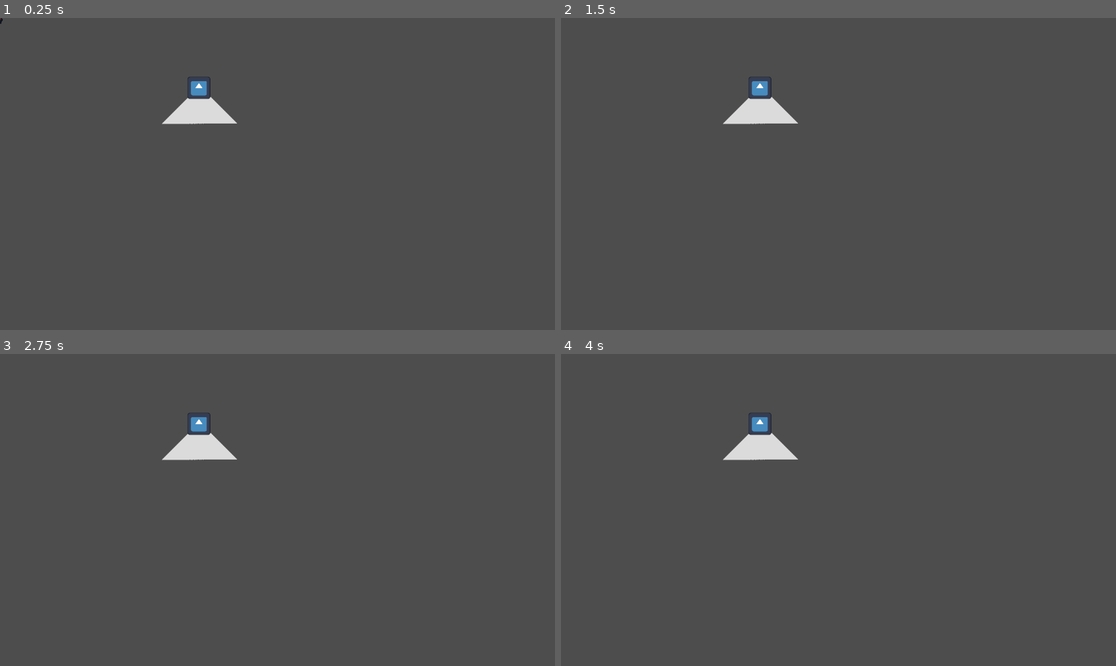
Above: before the commit, frames 1-4 (two rows, left to right).
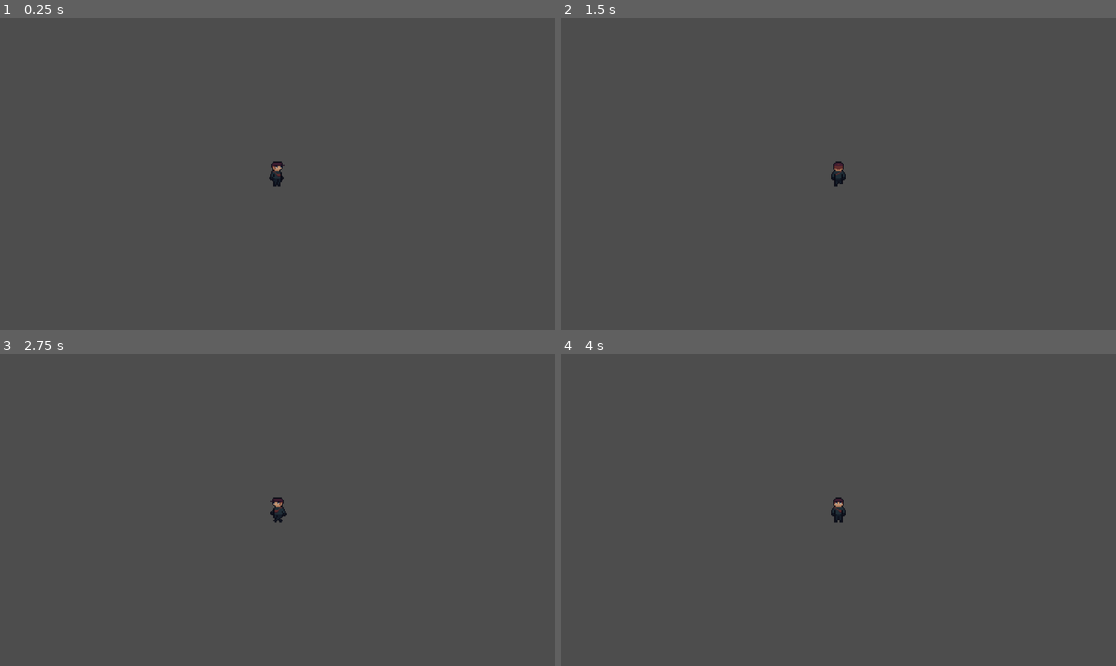
Above: after the commit, the same moments.

Repository: mjingeaux/SilentHarvest-8INF960
Game: Godot game, scene res://gameplay/levels/test_chase.tscn
The game is run twice, just before and just after one commit, with the same random seed, the same clock (stepped at 60 frames per second) and the same inputs. This scene is started directly instead of the project's main scene. The engine's default icon, where the game draws it, is replaced by a stand-in: a white triangle on a blue panel in a dark square.
Inputs:
- Up to frame 1 (0.25 s): no input
- Up to frame 2 (1.5 s): tap Enter at 0.5 s; hold E (collect) 0.53-1.28 s; hold W (up) from 0.53 s (still down); tap Space at 1.25 s; tap Shift (crouch) at 1.35 s
- Up to frame 3 (2.75 s): tap Enter at 2 s; release W (up) at 2.03 s; hold Left (left) from 2.03 s (still down); hold E (collect) from 2.03 s (still down)
- Up to frame 4 (4 s): release E (collect) at 2.78 s; tap Shift (crouch) at 2.85 s; tap Space at 3.5 s; release Left (left) at 3.53 s; hold S (down) from 3.53 s (still down); hold E (collect) from 3.53 s (still down)

The runs differ from the first frame. In frame 1, 1.1% of the frame differs, in the area x 0-52%, y 0-55%; in frame 2, 1.1%; in frame 3, 1.1%; in frame 4, 1.1%.

Commit message:
reattaching player script to scene

Diff:
--- a/silentharvest/gameplay/entities/player/Player.tscn
+++ b/silentharvest/gameplay/entities/player/Player.tscn
@@ -1,10 +1,10 @@
 [gd_scene load_steps=22 format=3 uid="uid://cek825tx7ay7r"]
 
 [ext_resource type="Script" path="res://gameplay/entities/player/player.gd" id="1_44c6v"]
-[ext_resource type="Texture2D" uid="uid://bmc41qcaqh80a" path="res://Assets/mcSpriteSheet.png" id="2_sfsj4"]
-
-[sub_resource type="RectangleShape2D" id="RectangleShape2D_lbfn4"]
-size = Vector2(24, 20)
+[ext_resource type="Texture2D" uid="uid://dplw6m61d5t3y" path="res://Assets/mcSpriteSheet.png" id="2_sfsj4"]
+
+[sub_resource type="RectangleShape2D" id="RectangleShape2D_uarug"]
+size = Vector2(14, 10)
 
 [sub_resource type="Animation" id="Animation_1odas"]
 length = 0.001
@@ -284,8 +284,8 @@
 script = ExtResource("1_44c6v")
 
 [node name="CollisionShape2D" type="CollisionShape2D" parent="."]
-position = Vector2(-1, 1)
-shape = SubResource("RectangleShape2D_lbfn4")
+position = Vector2(-1, 10)
+shape = SubResource("RectangleShape2D_uarug")
 
 [node name="Sprite2D" type="Sprite2D" parent="."]
 texture = ExtResource("2_sfsj4")
@@ -297,3 +297,6 @@
 libraries = {
 "": SubResource("AnimationLibrary_aiirj")
 }
+
+[node name="Camera2D" type="Camera2D" parent="."]
+zoom = Vector2(2.135, 2.135)
Not shown, added: silentharvest/Assets/carot.png.import
Not shown, added: silentharvest/Assets/corn.png.import
Not shown, added: silentharvest/Assets/eggplant.png.import
Not shown, added: silentharvest/Assets/potato.png.import
